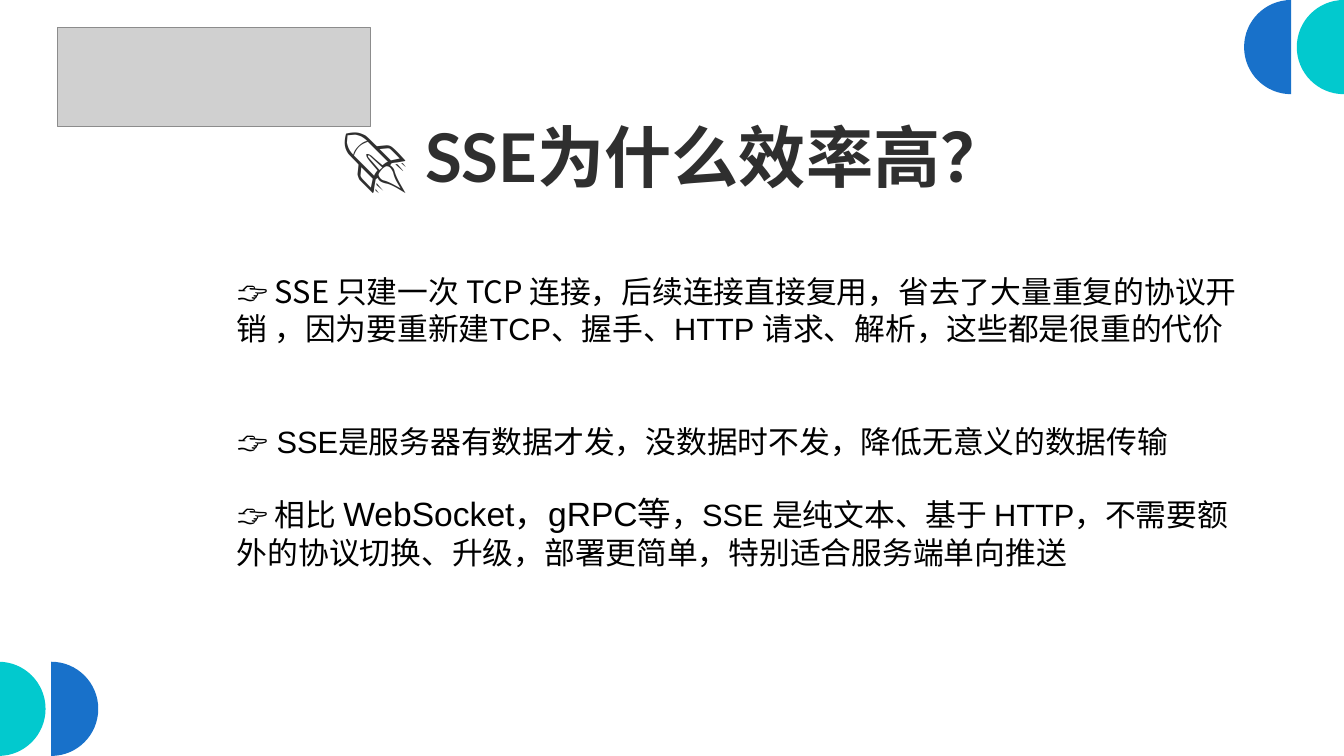
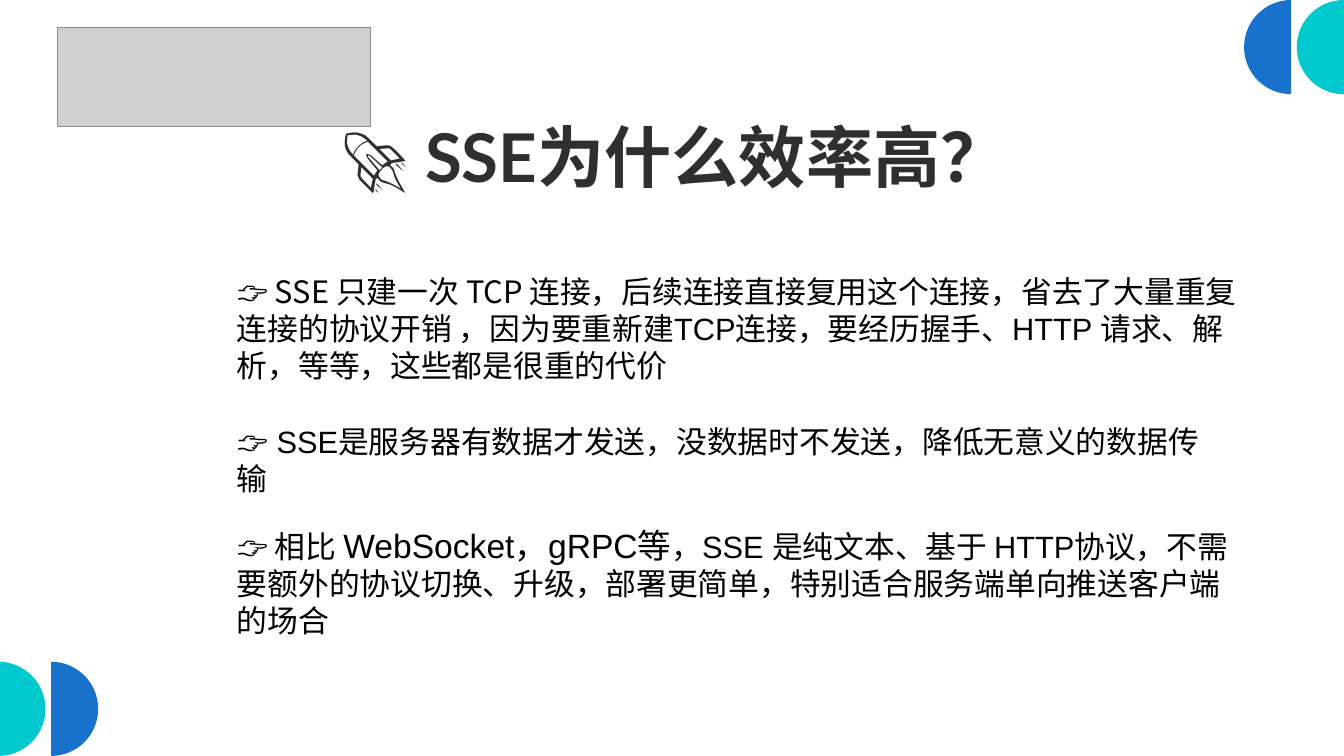
Before and after one commit to scottfly189/dotnet_net_course, a slide deck: slide 4 of src/8.SseDemo/sse_client.odp. Drawn at 1344x756 pixels with LibreOffice and Linux fonts; fonts in the diff are those of the drawing; grey boxes stand for pictures. Boxes give left, top, right and bottom in pixels: in the first picture for what was removed or moved away, otherwise in the second. Text is boxed around its words. In the diff, an @@ line names an element or a change of style, - is before the commit and + after.

Commit message:
foo

```diff
--- a/src/8.SseDemo/sse_client.odp
+++ b/src/8.SseDemo/sse_client.odp
@@ text at [237, 277, 1237, 380]: text changed @@
-👉 SSE 只建一次 TCP 连接，后续连接直接复用，省去了大量重复的协议开销 ，因为要重新建TCP、握手、HTTP 请求、解析，这些都是很重的代价
+👉 SSE 只建一次 TCP 连接，后续连接直接复用这个连接，省去了大量重复连接的协议开销 ，因为要重新建TCP连接，要经历握手、HTTP 请求、解析，等等，这些都是很重的代价
@@ text at [237, 427, 1199, 493]: text changed @@
-👉 SSE是服务器有数据才发，没数据时不发，降低无意义的数据传输
+👉 SSE是服务器有数据才发送，没数据时不发送，降低无意义的数据传输
@@ text at [237, 531, 1228, 635]: text changed @@
-👉 相比 WebSocket，gRPC等，SSE 是纯文本、基于 HTTP，不需要额外的协议切换、升级，部署更简单，特别适合服务端单向推送
+👉 相比 WebSocket，gRPC等，SSE 是纯文本、基于 HTTP协议，不需要额外的协议切换、升级，部署更简单，特别适合服务端单向推送客户端的场合
```
Also in this commit, not shown: 16 other slides changed, 1 slide removed.
